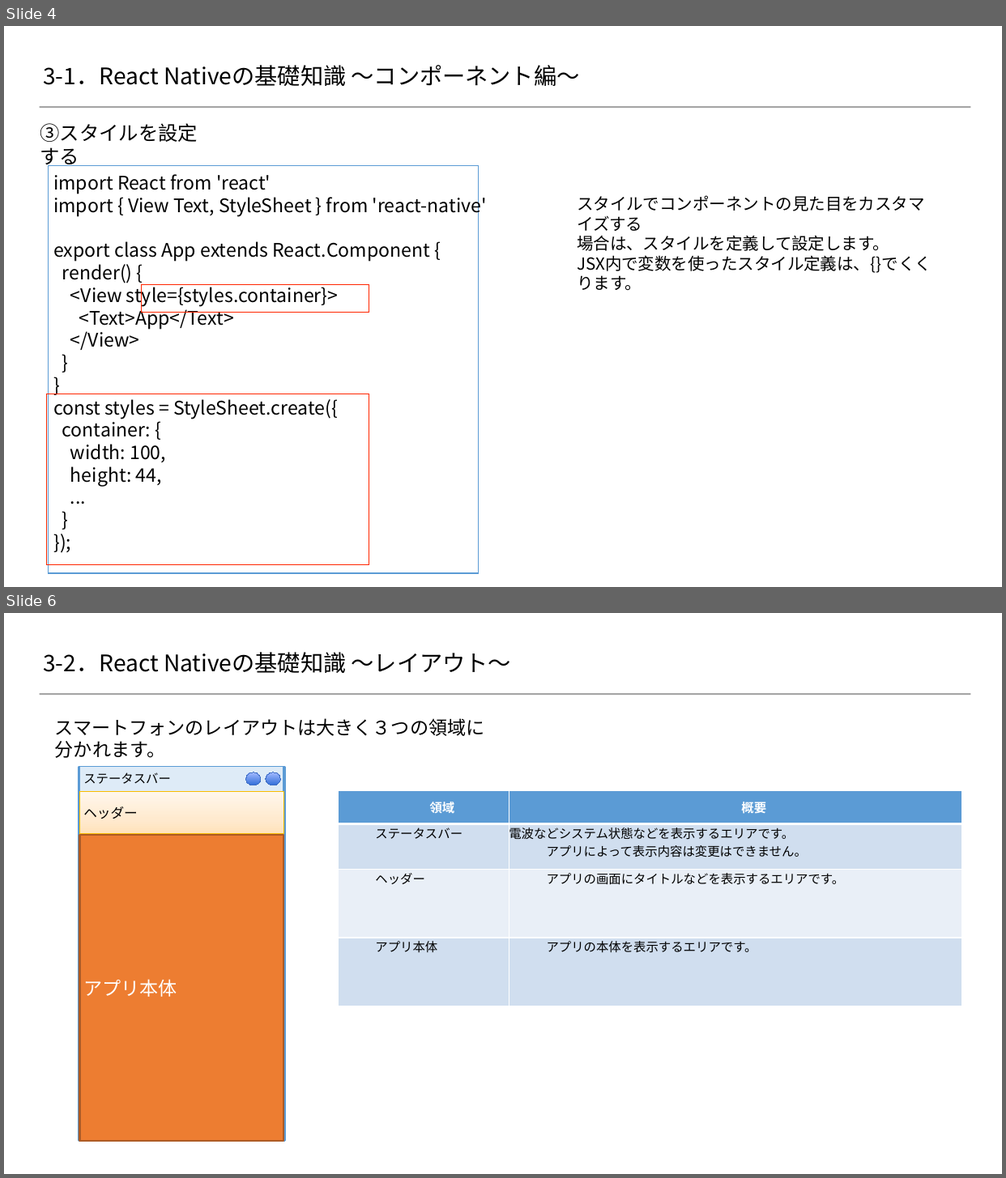
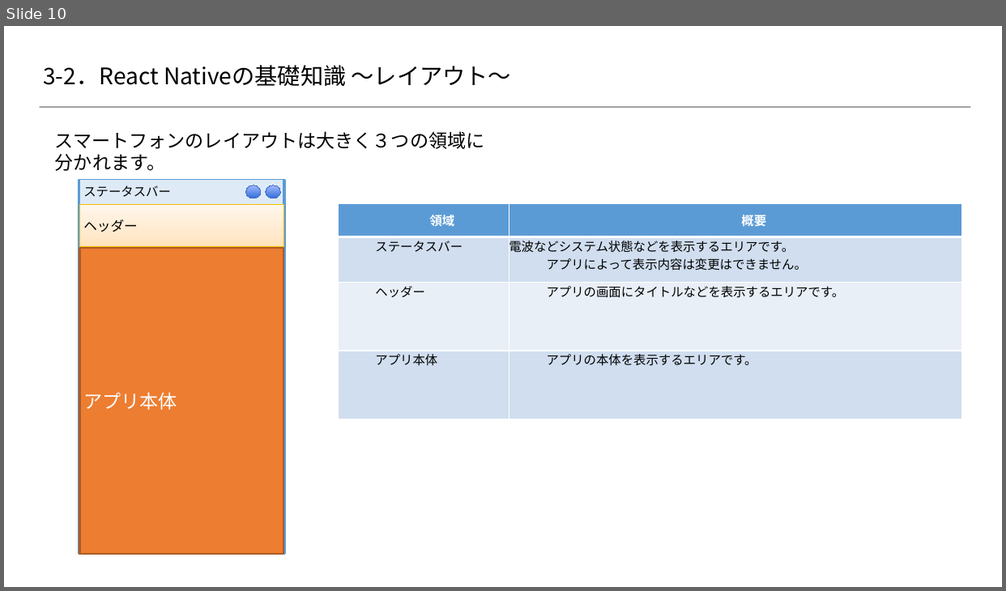
Before and after one commit to 2018SYSTEMI34/diary, a slide deck: doc/02_SlideShare/01.ネタ/３_ReactNative基礎知識/react-native.pptx. Shown one above the other, each under a label of ours: slides 4 and 6 before the commit, slide 10 after it; the slides between them are not shown. The pictures are 1006x1178 and 1006x591 pixels, drawn with LibreOffice and Linux fonts; fonts in the diff are those of the drawing; background and template pictures are left out. Boxes give left, top, right and bottom in pixels: in the first picture for what was removed or moved away, otherwise in the second. Text is boxed around its words. In the diff, an @@ line names an element or a change of style, - is before the commit and + after.

Commit message:
ReactNative基礎知識_ページ追加
ReactNative基礎知識_ページ追加

```diff
--- a/doc/02_SlideShare/01.ネタ/３_ReactNative基礎知識/react-native.pptx
+++ b/doc/02_SlideShare/01.ネタ/３_ReactNative基礎知識/react-native.pptx
@@ slide 4 removed at [4,26,1002,587], background #FFFFFF; not listed: 1 template element that a slide beside it also shows @@
@@ title removed at [43,65,580,86] @@
-3-1．React Nativeの基礎知識 ～コンポーネント編～
@@ text removed at [36,129,211,160] @@
-③スタイルを設定する
@@ rectangle removed at [49,166,479,574] @@
@@ text removed at [53,174,487,486] @@
-import React from 'react'
-import { View Text, StyleSheet } from 'react-native'
-export class App extends React.Component {
-render() {
-<View style={styles.container}>
-<Text>App</Text>
-</View>
-}
-}
-const styles = StyleSheet.create({
-container: {
-width: 100,
-height: 44,
-...
-}
-});
@@ text removed at [577,195,931,290] @@
-スタイルでコンポーネントの見た目をカスタマイズする
-場合は、スタイルを定義して設定します。
-JSX内で変数を使ったスタイル定義は、{}でくくります。
@@ rectangle removed at [141,285,368,313] @@
@@ rectangle removed at [47,395,369,565] @@
@@ what was slide 6 is now slide 10 @@
```
Also in this commit, not shown: 3 slides changed, 6 slides added, 1 other slide removed.
